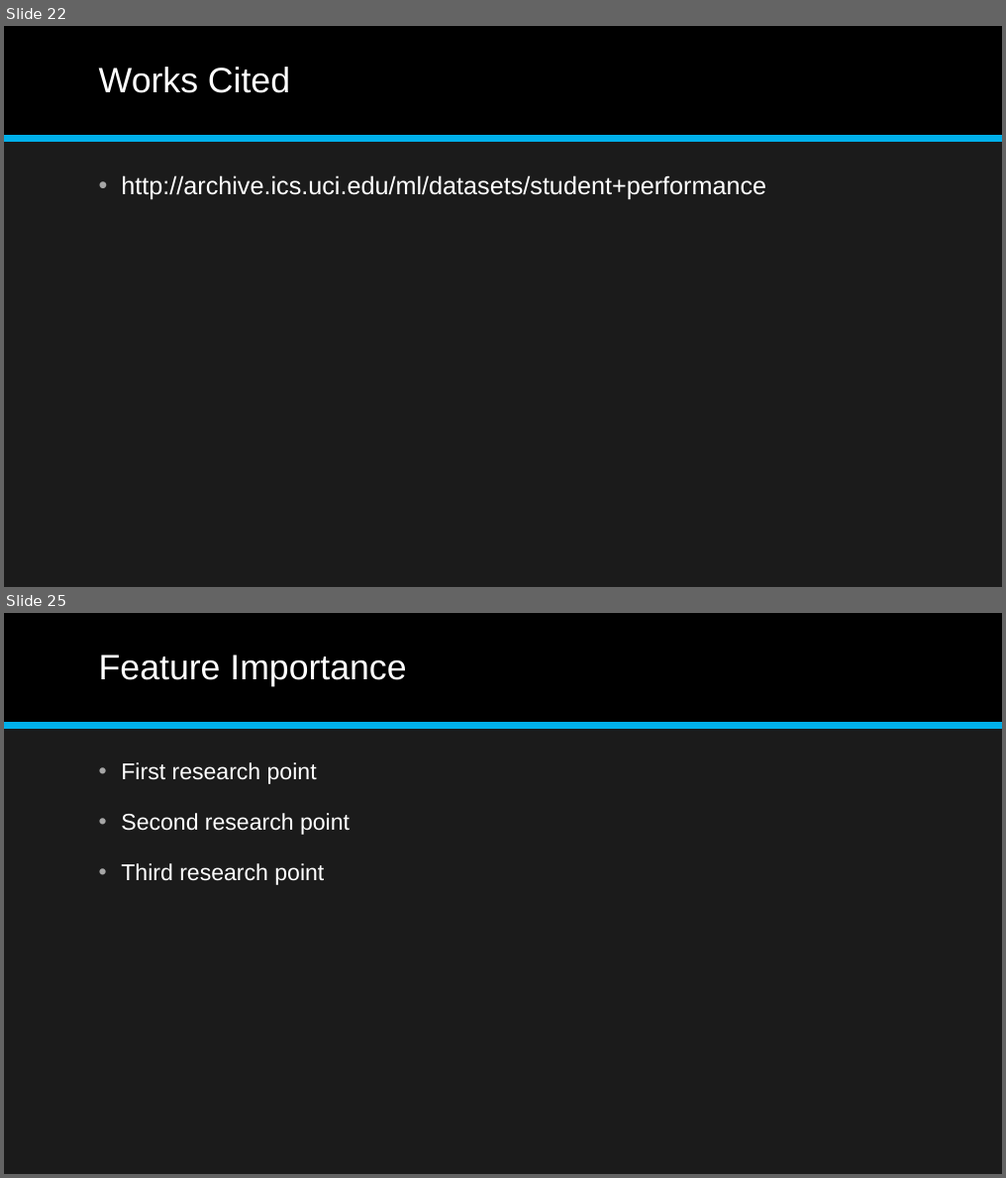
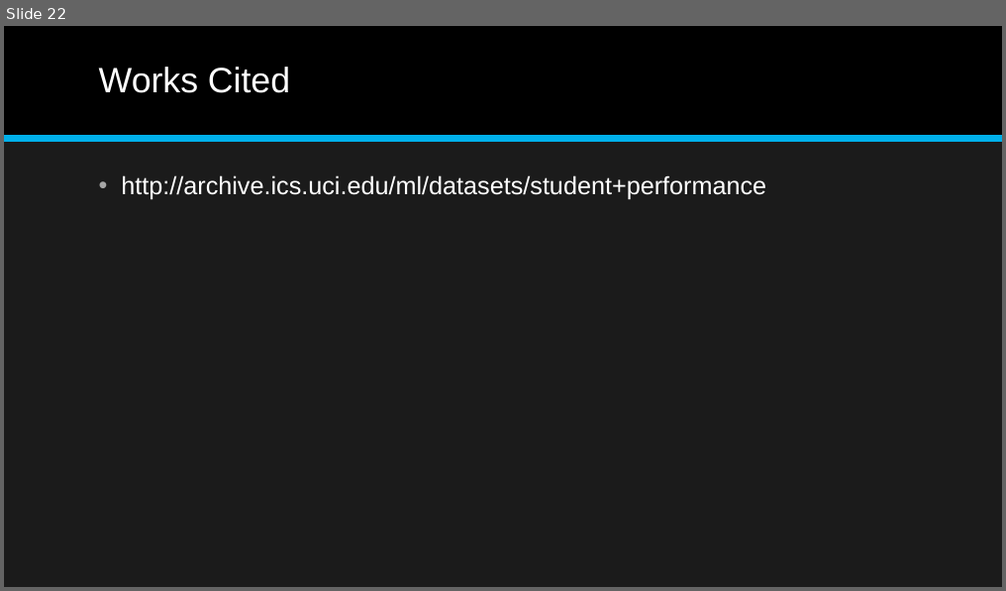
Before and after one commit to aajunwa/capstone, a slide deck: Student Alcohol Consumption Data Science Project.pptx. Shown one above the other, each under a label of ours: slides 22 and 25 before the commit, slide 22 after it; the slides between them are not shown. The pictures are 1006x1178 and 1006x591 pixels, drawn with LibreOffice and Linux fonts; fonts in the diff are those of the drawing. Boxes give left, top, right and bottom in pixels: in the first picture for what was removed or moved away, otherwise in the second. Text is boxed around its words. In the diff, an @@ line names an element or a change of style, - is before the commit and + after.

```diff
--- a/Student Alcohol Consumption Data Science Project.pptx
+++ b/Student Alcohol Consumption Data Science Project.pptx
@@ slide 25 removed at bbox=[4, 613, 1002, 1174], background #1B1B1B; not listed: 2 template elements that a slide beside it also shows @@
@@ title removed at bbox=[99, 655, 406, 686] @@
-Feature Importance
@@ text removed at bbox=[121, 762, 350, 885] @@
-• First research point
-• Second research point
-• Third research point
```
Also in this commit, not shown: 2 slides changed, 1 slide added, 5 other slides removed, 7 other files.
